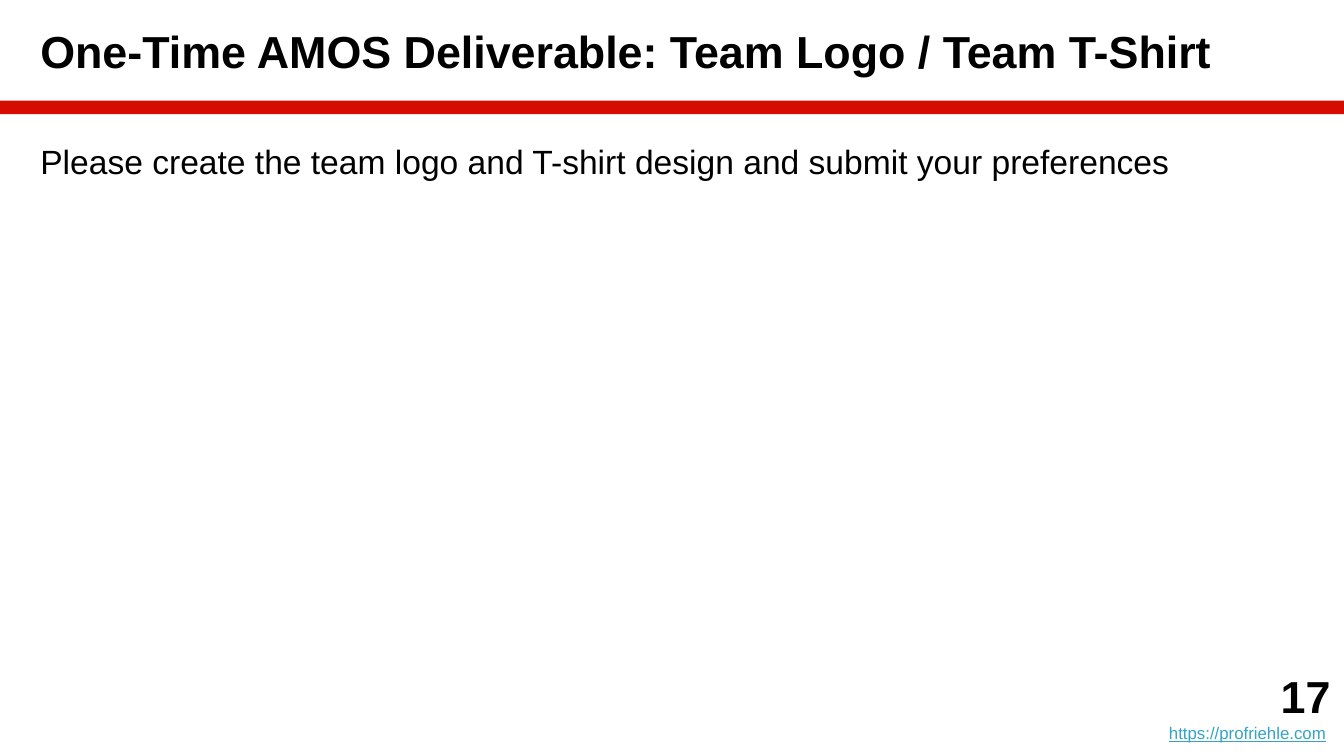
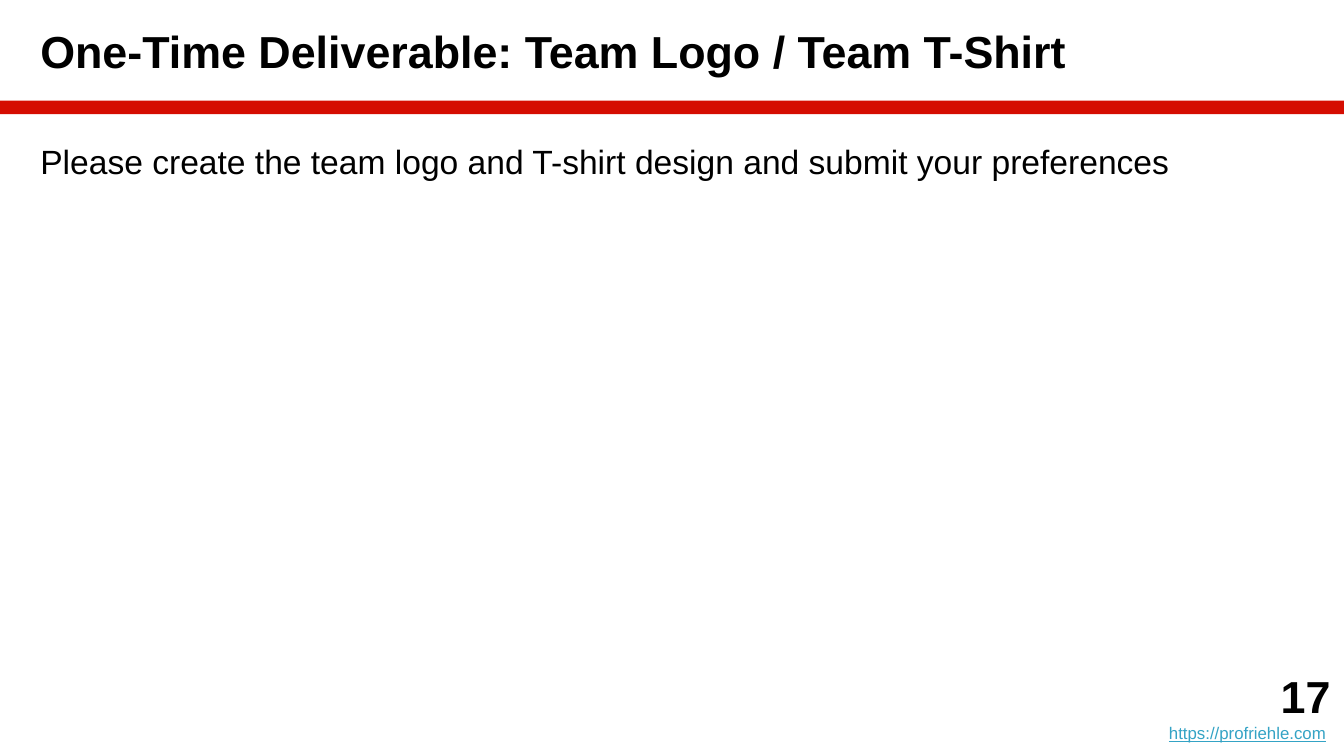
Before and after one commit to dirkriehle/amos-course, a slide deck: slide 17 of Lecture slides/AMOS B01 - Team and Tools.pptx. Drawn at 1344x756 pixels with LibreOffice and Linux fonts; fonts in the diff are those of the drawing. Boxes give left, top, right and bottom in pixels: in the first picture for what was removed or moved away, otherwise in the second. Text is boxed around its words. In the diff, an @@ line names an element or a change of style, - is before the commit and + after.

```diff
--- a/Lecture slides/AMOS B01 - Team and Tools.pptx
+++ b/Lecture slides/AMOS B01 - Team and Tools.pptx
@@ title at (40, 35, 1066, 77): text changed @@
-One-Time AMOS Deliverable: Team Logo / Team T-Shirt
+One-Time Deliverable: Team Logo / Team T-Shirt
```
Also in this commit, not shown: 19 other slides changed, 5 other files.
